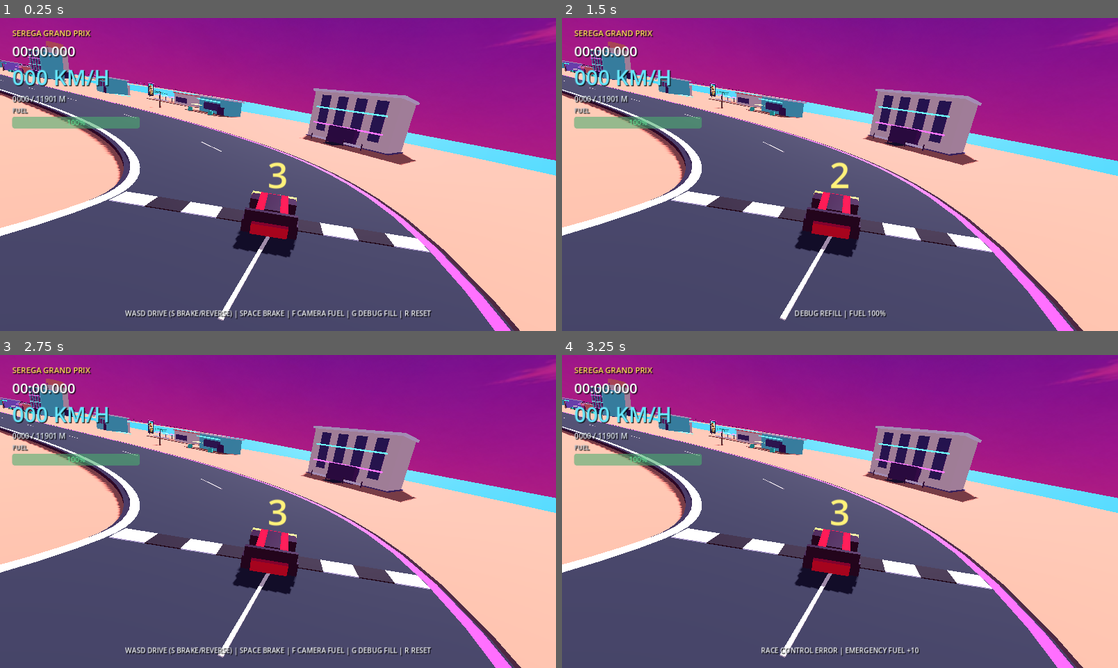
Above: before the commit, frames 1-4 (two rows, left to right).
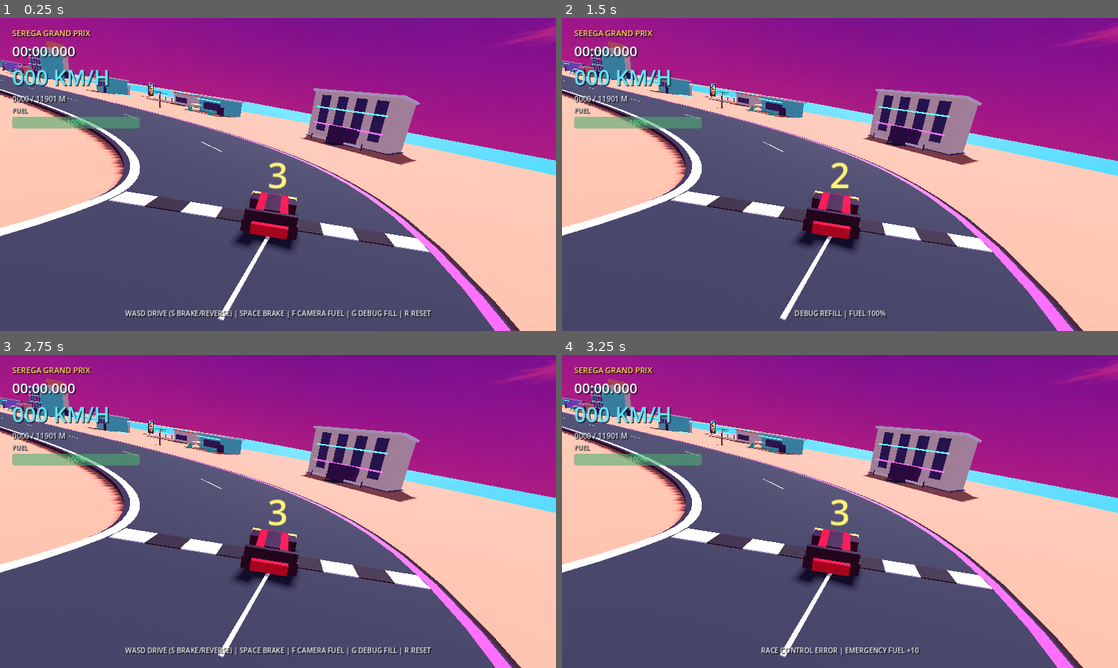
Above: after the commit, the same moments.

Repository: marticampgin/serega-racing
Game: Godot game, scene res://scenes/main.tscn
Two runs of this game, one before a commit and one after it. Both use one fixed random seed, a clock stepped at 60 frames per second and the inputs below.
Inputs:
- Up to frame 1 (0.25 s): no input
- Up to frame 2 (1.5 s): hold D 0.53-1.28 s; hold F 0.53-1.28 s; tap Space at 0.77 s; hold S from 1.28 s (still down); tap G at 1.35 s
- Up to frame 3 (2.75 s): tap Space at 1.52 s; tap Enter at 2 s; release S at 2.03 s; hold D from 2.03 s (still down); hold R from 2.03 s (still down)
- Up to frame 4 (3.25 s): tap Space at 2.75, 3.02 s; release D at 2.78 s; release R at 2.78 s; hold W from 2.78 s (still down); tap F at 2.85 s

The runs differ from the first frame. In frame 1, 0.7% of the frame differs, in the area x 0-76%, y 16-77%; in frame 2, 0.7%; in frame 3, 0.7%; in frame 4, 0.7%.

Commit message:
Extend cascaded district shadows

Diff:
--- a/scripts/main.gd
+++ b/scripts/main.gd
@@ -264,6 +264,19 @@
 	sun.rotation_degrees = Vector3(-52, -28, 0)
 	sun.light_energy = 0.92
 	sun.shadow_enabled = true
+	# District meshes remain visible for at least 1.2 km. Match the sunlight to
+	# that baseline while retaining four progressively coarser near-to-far maps.
+	# Small props already opt out of shadow casting in WorldBuilder, keeping this
+	# substantially longer range practical for the Compatibility renderer.
+	sun.directional_shadow_mode = DirectionalLight3D.SHADOW_PARALLEL_4_SPLITS
+	sun.directional_shadow_max_distance = 1200.0
+	sun.directional_shadow_split_1 = 0.06
+	sun.directional_shadow_split_2 = 0.18
+	sun.directional_shadow_split_3 = 0.45
+	sun.directional_shadow_fade_start = 0.82
+	sun.directional_shadow_blend_splits = false
+	sun.shadow_bias = 0.08
+	sun.shadow_normal_bias = 1.5
 	add_child(sun)
 
 
